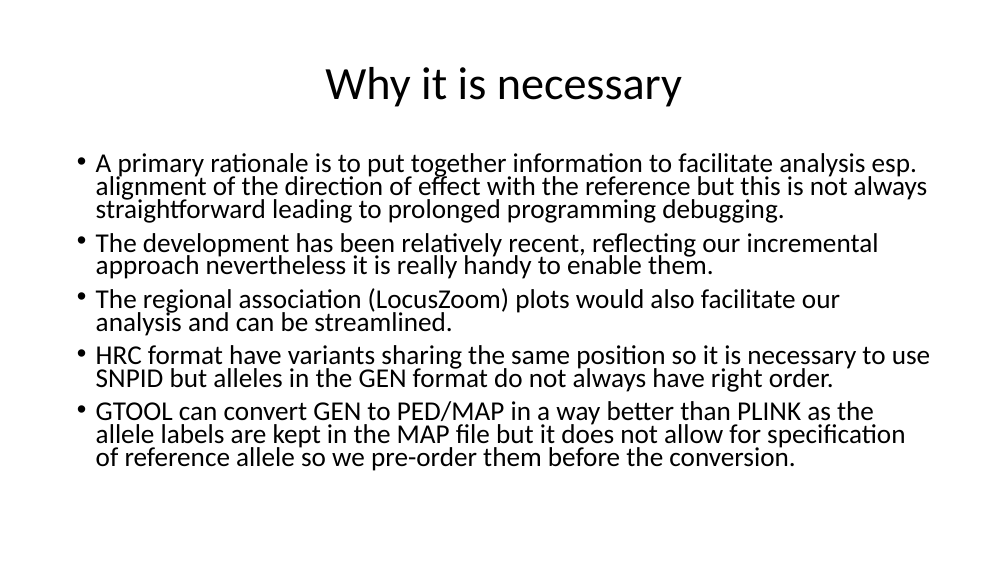
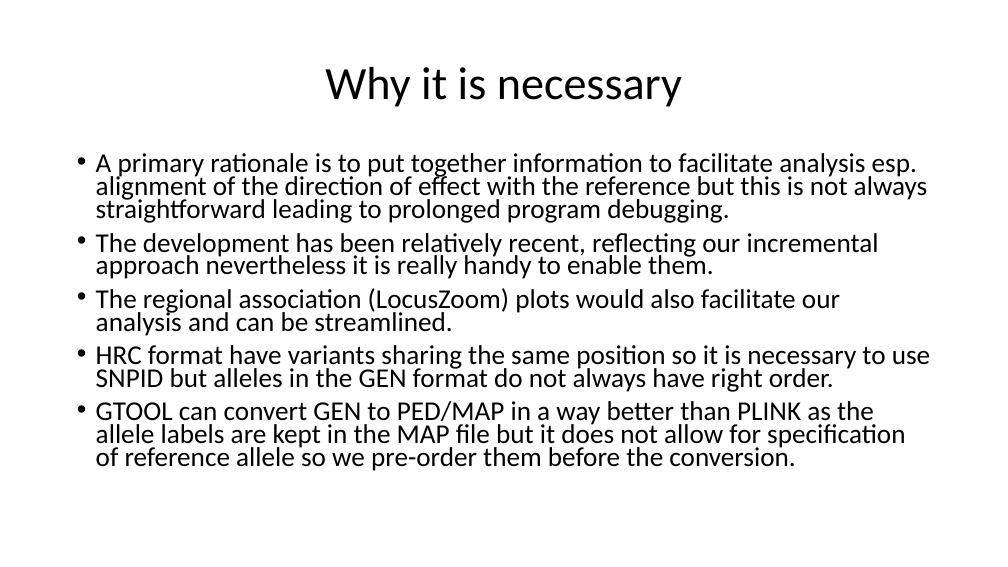
Before and after one commit to jinghuazhao/FM-pipeline, a slide deck: slide 3 of README.pptx. Drawn at 1008x567 pixels with LibreOffice and Linux fonts; fonts in the diff are those of the drawing. Boxes give left, top, right and bottom in pixels: in the first picture for what was removed or moved away, otherwise in the second. Text is boxed around its words. In the diff, an @@ line names an element or a change of style, - is before the commit and + after.

```diff
--- a/README.pptx
+++ b/README.pptx
@@ text at box(96, 153, 928, 223): text changed @@
-• A primary rationale is to put together information to facilitate analysis esp. alignment of the direction of effect with the reference but this is not always straightforward leading to prolonged programming debugging.
+• A primary rationale is to put together information to facilitate analysis esp. alignment of the direction of effect with the reference but this is not always straightforward leading to prolonged program debugging.
```
Also in this commit, not shown: 3 other slides changed.
